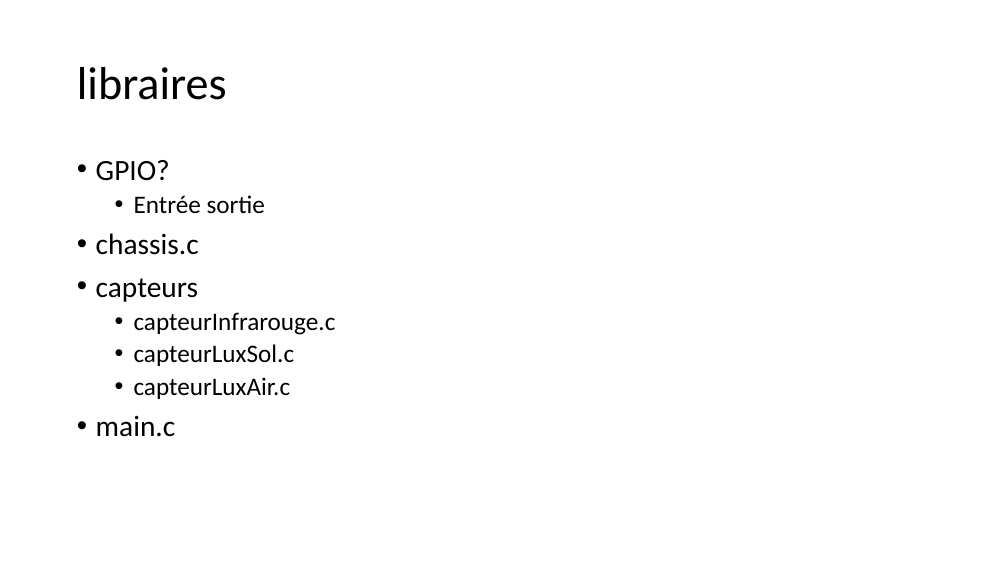
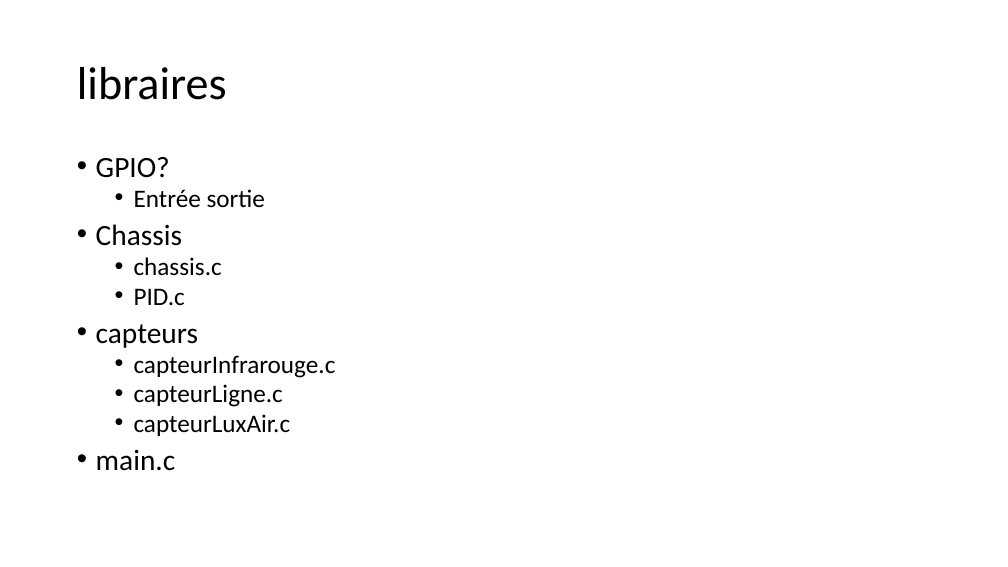
Before and after one commit to djeck/Flyton, a slide deck: slide 4 of CRReunions.pptx. Drawn at 1008x567 pixels with LibreOffice and Linux fonts; fonts in the diff are those of the drawing. Boxes give left, top, right and bottom in pixels: in the first picture for what was removed or moved away, otherwise in the second. Text is boxed around its words. In the diff, an @@ line names an element or a change of style, - is before the commit and + after.

```diff
--- a/CRReunions.pptx
+++ b/CRReunions.pptx
@@ text at bbox=[96, 157, 336, 471]: size 28 to 24 pt in "chassis.c"; line spacing 0.9 to 0.8; list level 1 to 2 in "chassis.c" @@
@@ text at bbox=[96, 224, 182, 246]: paragraph added @@
+• Chassis
@@ text at bbox=[134, 288, 185, 305]: paragraph added @@
+  • PID.c
@@ text at bbox=[134, 384, 283, 407]: text changed @@
-  • capteurLuxSol.c
+  • capteurLigne.c
```
Also in this commit, not shown: 5 other slides changed, 1 slide added.
